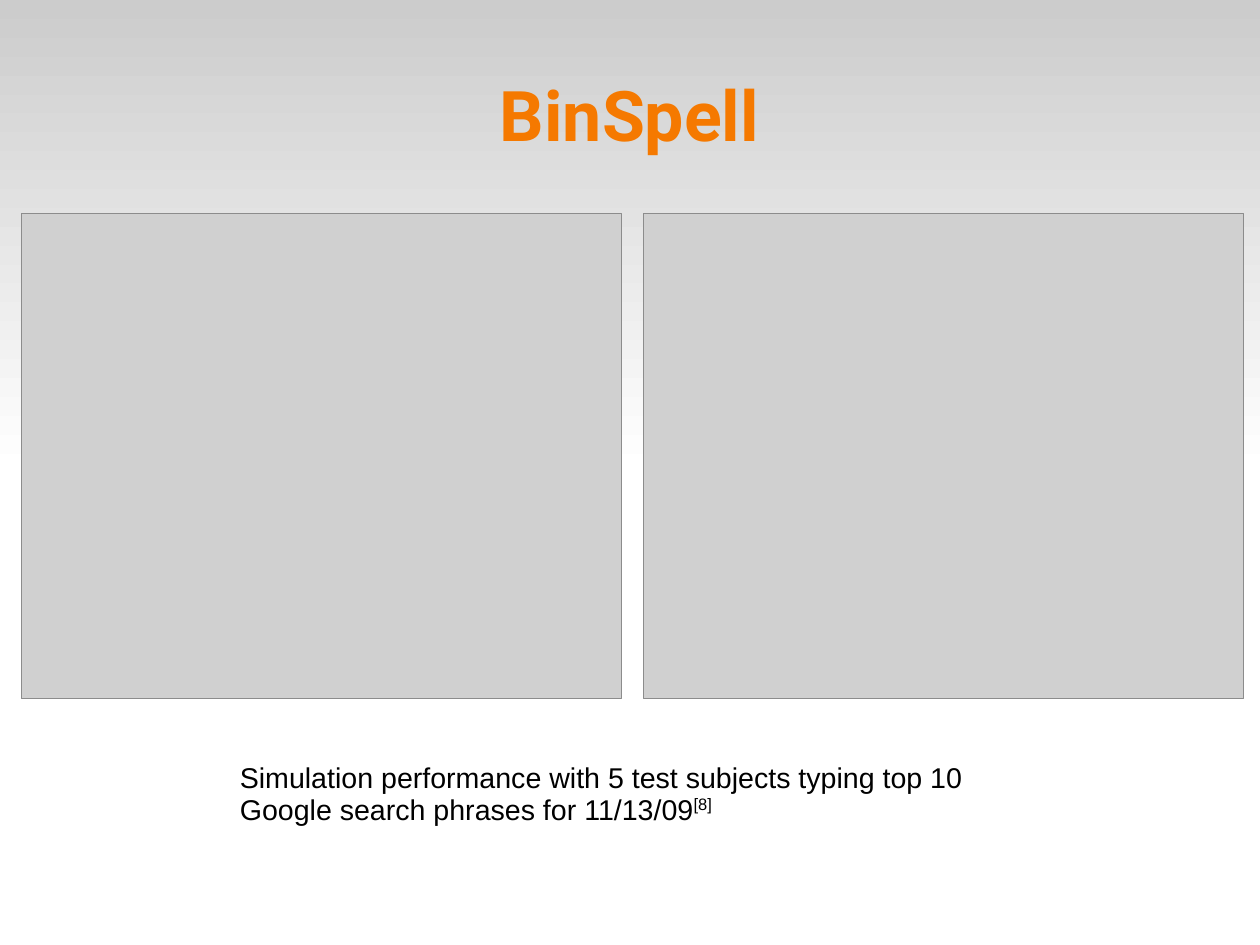
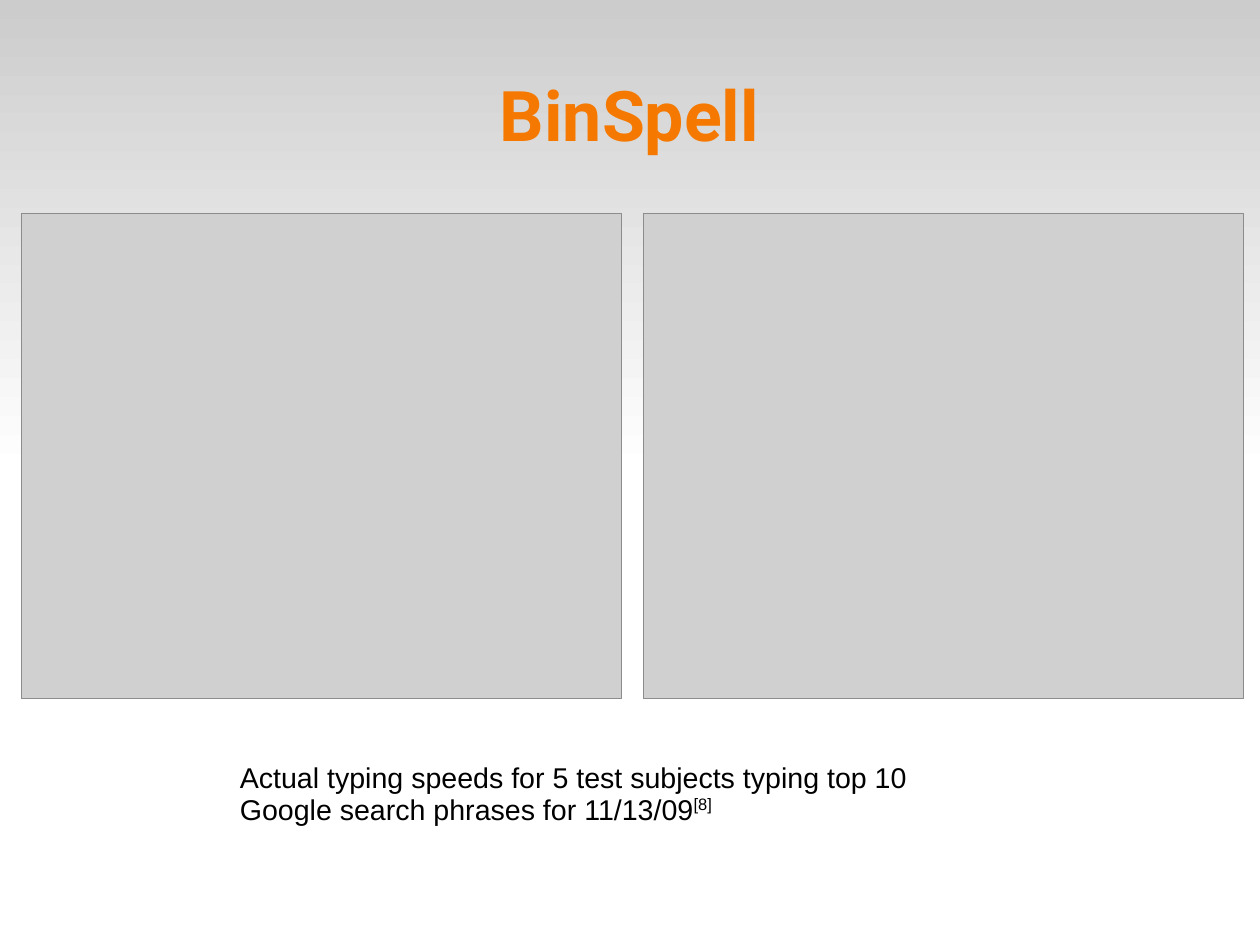
Before and after one commit to abdullah38rcc/BCI-Virtual-Keyboard, a slide deck: slide 11 of master's/docs/virtKey.ppt. Drawn at 1260x945 pixels with LibreOffice and Linux fonts; fonts in the diff are those of the drawing; grey boxes stand for pictures. Boxes give left, top, right and bottom in pixels: in the first picture for what was removed or moved away, otherwise in the second. Text is boxed around its words. In the diff, an @@ line names an element or a change of style, - is before the commit and + after.

```diff
--- a/master's/docs/virtKey.ppt
+++ b/master's/docs/virtKey.ppt
@@ text at box(240, 767, 907, 825): text changed @@
-Simulation performance with 5 test subjects typing top 10 Google search phrases for 11/13/09[8]
+Actual typing speeds for 5 test subjects typing top 10 Google search phrases for 11/13/09[8]
```
Also in this commit, not shown: 1 other slide changed, 1 slide removed, 1 other file.
